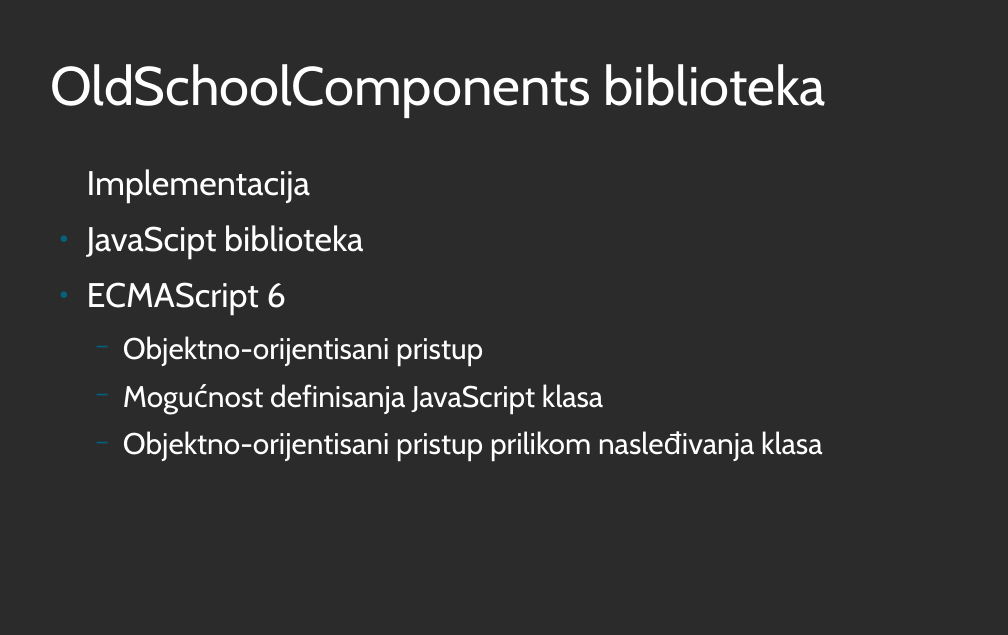
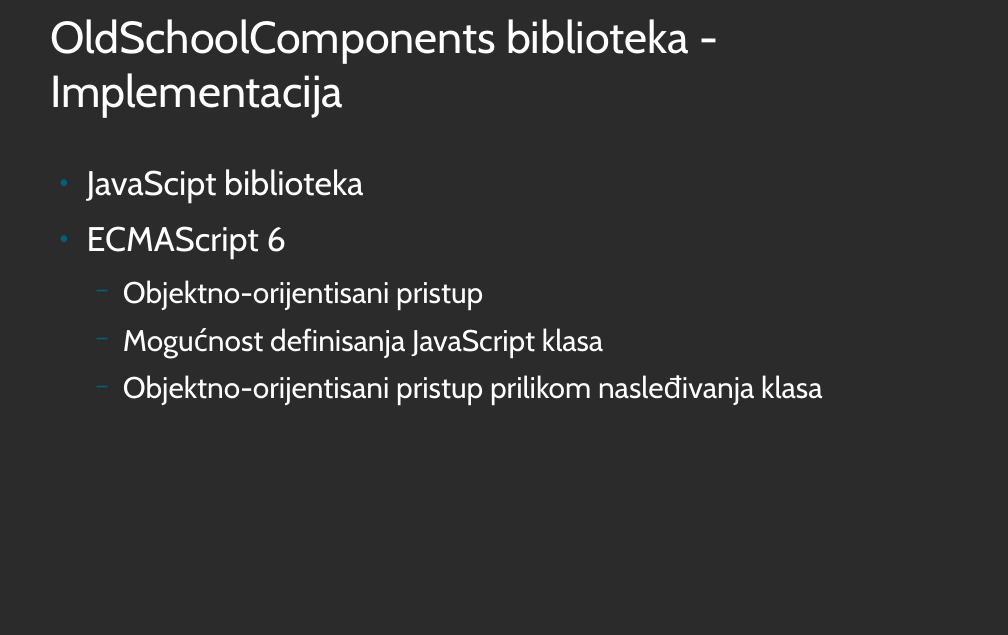
Before and after one commit to iv17/MScThesis, a slide deck: slide 4 of IvanaSavinPresentation.odp. Drawn at 1008x635 pixels with LibreOffice and Linux fonts; fonts in the diff are those of the drawing; background and template pictures are left out; a plain dark background stands for a picture behind light text. Boxes give left, top, right and bottom in pixels: in the first picture for what was removed or moved away, otherwise in the second. Text is boxed around its words. In the diff, an @@ line names an element or a change of style, - is before the commit and + after.

```diff
--- a/IvanaSavinPresentation.odp
+++ b/IvanaSavinPresentation.odp
@@ title at <box>50,19,689,117</box>: text changed; size 51 to 42 pt @@
-OldSchoolComponents biblioteka
+OldSchoolComponents biblioteka - Implementacija
@@ text at <box>87,169,310,202</box>: paragraph removed @@
-Implementacija
```
Also in this commit, not shown: 13 other slides changed, 3 slides added, 3 slides removed, 3 other files.
